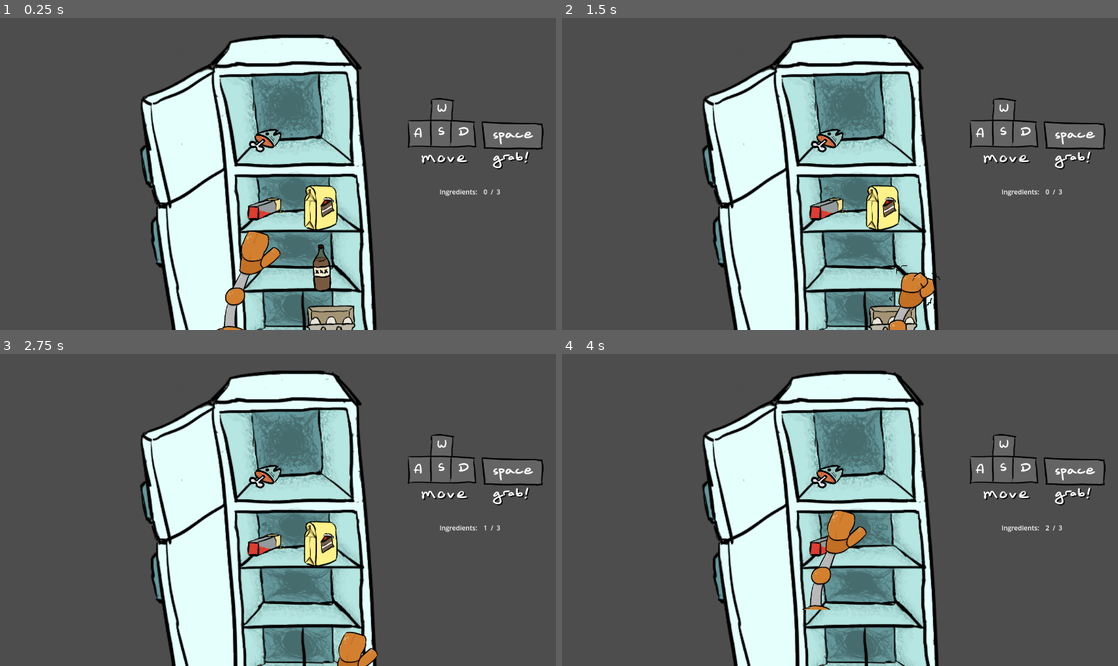
Above: before the commit, frames 1-4 (two rows, left to right).
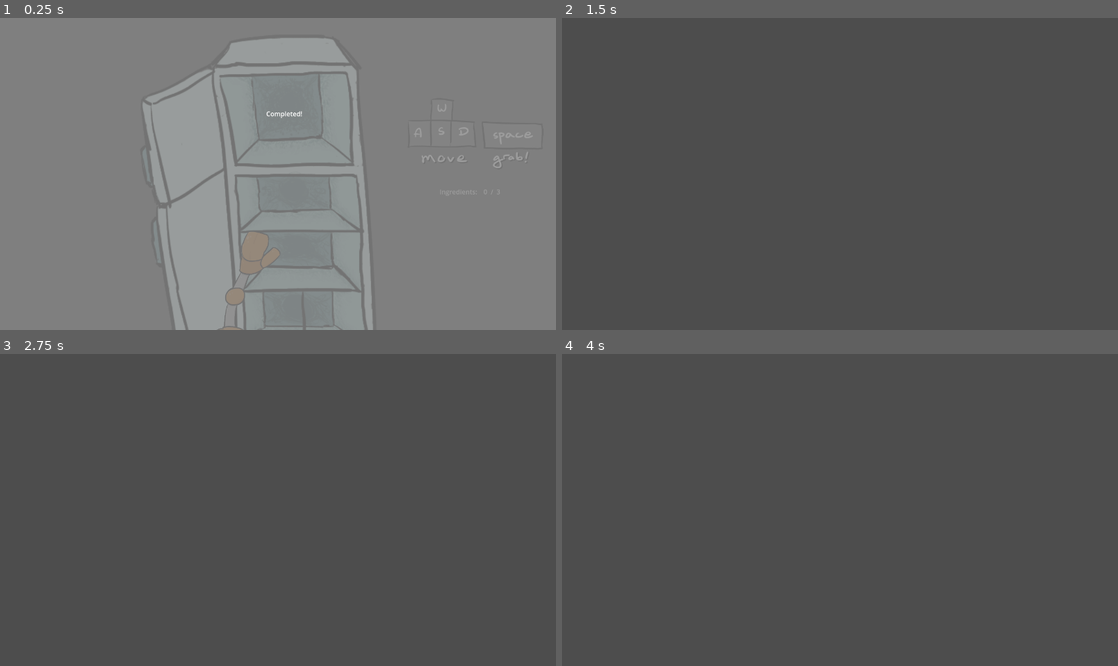
Above: after the commit, the same moments.

Repository: yanalex981/Tasty-Treads
Game: Godot game, scene res://Scenes/Microgames/FridgeMicrogame.tscn
Same seed, same stepped clock (60 frames per second), same inputs: the game is played once before the commit and once after it. This scene is started directly instead of the project's main scene.
Inputs:
- Up to frame 1 (0.25 s): no input
- Up to frame 2 (1.5 s): tap Enter (ui_accept) at 0.5, 0.77 s; hold D (right) 0.53-1.28 s; tap Space (interact) at 0.6, 1.35 s; hold S (down) from 1.28 s (still down)
- Up to frame 3 (2.75 s): tap Enter (ui_accept) at 1.52, 2 s; release S (down) at 2.03 s; hold D (right) from 2.03 s (still down); tap Space (interact) at 2.1 s
- Up to frame 4 (4 s): tap Enter (ui_accept) at 2.75, 3.02, 3.77 s; release D (right) at 2.78 s; hold W (up) 2.78-3.53 s; tap Space (interact) at 2.85, 3.6 s; hold A (left) from 3.53 s (still down)

The runs differ from the first frame. In frame 1, 99% of the frame differs, in the area x 0-100%, y 0-100%; in frame 2, 35%; in frame 3, 35%; in frame 4, 35%.

Commit message:
Revert fridge back to original settings.

Diff:
--- a/Scenes/Microgames/FridgeMicrogame.tscn
+++ b/Scenes/Microgames/FridgeMicrogame.tscn
@@ -101,7 +101,6 @@
 
 [node name="FridgeMicrogame" type="Node2D"]
 script = ExtResource("1_j84xc")
-testing = true
 
 [node name="Fridge" type="Sprite2D" parent="."]
 position = Vector2(702, 369)
--- a/Scripts/Microgames/Fridge/FridgeMicrogame.gd
+++ b/Scripts/Microgames/Fridge/FridgeMicrogame.gd
@@ -26,10 +26,10 @@
 		arm.set_speed(UP_SPEED)
 
 	# use for testing in-scene
-	if (testing):
-		var good = ['Eggs', "Flour", 'Butter']
-		var bad = ['FishHead', 'Bottle']
-		start(good, bad)
+#	if (testing):
+#		var good = ['Eggs', "Flour", 'Butter']
+#		var bad = ['FishHead', 'Bottle']
+#		start(good, bad)
 
 
 func set_upgraded(status):
